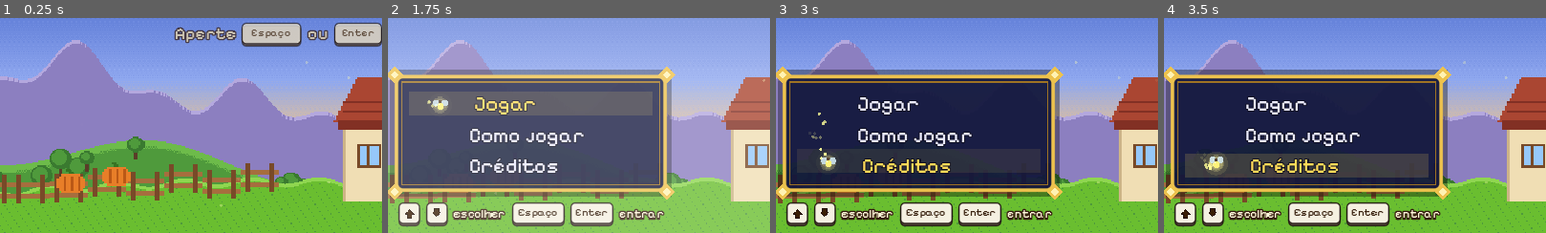
Above: before the commit, frames 1-4 (left to right).
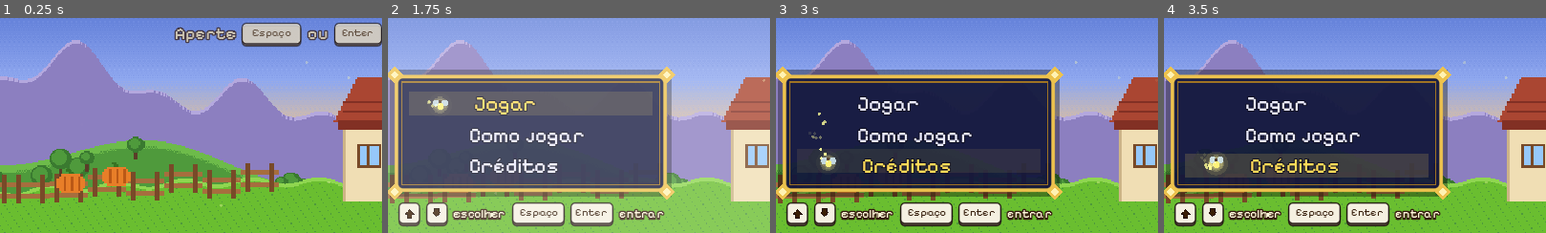
Above: after the commit, the same moments.

Repository: NicolasSimoes/juntos-na-roca
Game: Godot game, scene res://cenas/menu_principal.tscn
Same seed, same stepped clock (60 frames per second), same inputs: the game is played once before the commit and once after it.
Inputs:
- Up to frame 1 (0.25 s): no input
- Up to frame 2 (1.75 s): tap Enter (p2_acao) at 0.5, 1.35 s; hold D (p1_direita) 0.53-1.28 s; tap Space (p1_acao) at 0.6 s; hold S (p1_baixo) from 1.28 s (still down)
- Up to frame 3 (3 s): release S (p1_baixo) at 2.03 s; hold D (p1_direita) 2.03-2.78 s; tap Down (p2_baixo) at 2.1 s; hold W (p1_cima) from 2.78 s (still down); tap Up (p2_cima) at 2.85 s
- Up to frame 4 (3.5 s): keep holding W (p1_cima)
The pictures show only the part of the screen within x 14-64%, y 38-88%; the shares and areas given below are measured in that part.

The runs differ from the first frame. In frame 1, 0.2% of the frame differs, in the area x 65-98%, y 5-10%; in frame 2, 0.2%; in frame 3, 0.3%, in the area x 34-58%, y 88-93%; in frame 4, 0.3%.

Commit message:
feat(narrativa): cartão de missão antes de toda tarefa e falas da Vovó com contexto
- cartão: por quê (Vovó), o que cada um faz (neto, ícone, verbo, teclas), os dois confirmam
- falas do dia: contagem para a festa, o problema, por que importa e onde ir
- elogios contam a cor que voltou; fala de noite com o que vem amanhã
- fonte sem ligadura (fi) e peso 400 nas telas (C não fecha)
- testes de narrativa: toda tarefa tem missão, frases até 9 palavras

Co-Authored-By: Claude Opus 5.5 <noreply@anthropic.com>

Diff:
--- a/assets/tema/tema_telas.tres
+++ b/assets/tema/tema_telas.tres
@@ -5,7 +5,8 @@
 
 [sub_resource type="FontVariation" id="pixel_negrito"]
 base_font = ExtResource("1_pixel")
-variation_opentype = {2003265652: 500}
+variation_opentype = {2003265652: 400}
+opentype_features = {1818847073: 0}
 
 [sub_resource type="StyleBoxFlat" id="cartao"]
 content_margin_left = 8.0
--- /dev/null
+++ b/cenas/objetos/cartao_missao.tscn
@@ -0,0 +1,311 @@
+[gd_scene load_steps=8 format=3]
+
+[ext_resource type="Script" path="res://scripts/telas/cartao_missao.gd" id="1_script"]
+[ext_resource type="Theme" path="res://assets/tema/tema_telas.tres" id="2_tema"]
+[ext_resource type="PackedScene" path="res://cenas/objetos/teclas_jogador.tscn" id="3_teclas"]
+
+[sub_resource type="StyleBoxFlat" id="papel"]
+bg_color = Color(0.968627, 0.92549, 0.811765, 1)
+border_width_left = 4
+border_width_top = 4
+border_width_right = 4
+border_width_bottom = 4
+border_color = Color(0.4, 0.24, 0.1, 1)
+corner_radius_top_left = 10
+corner_radius_top_right = 10
+corner_radius_bottom_right = 10
+corner_radius_bottom_left = 10
+
+[sub_resource type="StyleBoxFlat" id="balao"]
+content_margin_left = 10.0
+content_margin_top = 4.0
+content_margin_right = 10.0
+content_margin_bottom = 4.0
+bg_color = Color(1, 1, 1, 1)
+border_width_left = 2
+border_width_top = 2
+border_width_right = 2
+border_width_bottom = 2
+border_color = Color(0.2, 0.14, 0.1, 1)
+corner_radius_top_left = 12
+corner_radius_top_right = 12
+corner_radius_bottom_right = 12
+corner_radius_bottom_left = 12
+
+[sub_resource type="StyleBoxFlat" id="cartao"]
+content_margin_left = 8.0
+content_margin_top = 6.0
+content_margin_right = 8.0
+content_margin_bottom = 6.0
+bg_color = Color(0.3, 0.2, 0.1, 0.95)
+border_width_left = 3
+border_width_top = 3
+border_width_right = 3
+border_width_bottom = 3
+border_color = Color(1, 1, 1, 1)
+corner_radius_top_left = 8
+corner_radius_top_right = 8
+corner_radius_bottom_right = 8
+corner_radius_bottom_left = 8
+
+[sub_resource type="StyleBoxFlat" id="cartao_b"]
+content_margin_left = 8.0
+content_margin_top = 6.0
+content_margin_right = 8.0
+content_margin_bottom = 6.0
+bg_color = Color(0.3, 0.2, 0.1, 0.95)
+border_width_left = 3
+border_width_top = 3
+border_width_right = 3
+border_width_bottom = 3
+border_color = Color(1, 1, 1, 1)
+corner_radius_top_left = 8
+corner_radius_top_right = 8
+corner_radius_bottom_right = 8
+corner_radius_bottom_left = 8
+
+[node name="CartaoMissao" type="CanvasLayer"]
+layer = 8
+script = ExtResource("1_script")
+editor_description = "Cartão de missão: aparece antes de toda tarefa. Em cima, a Vovó explica POR QUÊ. Embaixo, um cartão por papel diz O QUÊ cada jogador faz e com quais teclas. Só fecha quando os DOIS apertam AÇÃO. Textos em Textos.MISSOES."
+
+[node name="Raiz" type="Control" parent="."]
+anchors_preset = 15
+anchor_right = 1.0
+anchor_bottom = 1.0
+grow_horizontal = 2
+grow_vertical = 2
+mouse_filter = 2
+theme = ExtResource("2_tema")
+
+[node name="Fundo" type="ColorRect" parent="Raiz"]
+layout_mode = 1
+anchors_preset = 15
+anchor_right = 1.0
+anchor_bottom = 1.0
+grow_horizontal = 2
+grow_vertical = 2
+mouse_filter = 2
+color = Color(0.05, 0.04, 0.08, 0.6)
+
+[node name="Papel" type="Panel" parent="Raiz"]
+editor_description = "A folha do cartão."
+layout_mode = 0
+offset_left = 40.0
+offset_top = 8.0
+offset_right = 600.0
+offset_bottom = 352.0
+mouse_filter = 2
+theme_override_styles/panel = SubResource("papel")
+
+[node name="Titulo" type="Label" parent="Raiz"]
+unique_name_in_owner = true
+editor_description = "Nome da tarefa (vem de Jogo.NOMES)."
+layout_mode = 0
+offset_left = 40.0
+offset_top = 12.0
+offset_right = 600.0
+offset_bottom = 38.0
+theme_override_colors/font_color = Color(0.4, 0.22, 0.06, 1)
+theme_override_colors/font_outline_color = Color(1, 0.92, 0.7, 1)
+theme_override_constants/outline_size = 4
+theme_override_font_sizes/font_size = 20
+text = "Consertar o poço"
+horizontal_alignment = 1
+
+[node name="Vovo" type="TextureRect" parent="Raiz"]
+unique_name_in_owner = true
+editor_description = "Rosto da Vovó (Aparencia.vovo)."
+layout_mode = 0
+offset_left = 62.0
+offset_top = 42.0
+offset_right = 102.0
+offset_bottom = 92.0
+expand_mode = 1
+stretch_mode = 5
+
+[node name="Balao" type="PanelContainer" parent="Raiz"]
+editor_description = "Balão da Vovó com o POR QUÊ da tarefa."
+layout_mode = 0
+offset_left = 110.0
+offset_top = 44.0
+offset_right = 578.0
+offset_bottom = 90.0
+theme_override_styles/panel = SubResource("balao")
+
+[node name="Porque" type="Label" parent="Raiz/Balao"]
+unique_name_in_owner = true
+layout_mode = 2
+theme_override_colors/font_color = Color(0.15, 0.1, 0.06, 1)
+theme_override_constants/outline_size = 0
+theme_override_font_sizes/font_size = 15
+text = "Sem poço, não tem água para nada!"
+horizontal_alignment = 1
+vertical_alignment = 1
+autowrap_mode = 3
+
+[node name="RaboBalao" type="Polygon2D" parent="Raiz"]
+editor_description = "Rabinho do balão apontando para a Vovó."
+position = Vector2(110, 66)
+color = Color(0.2, 0.14, 0.1, 1)
+polygon = PackedVector2Array(2, -6, -10, 2, 2, 6)
+
+[node name="CartaoA" type="PanelContainer" parent="Raiz"]
+unique_name_in_owner = true
+editor_description = "Papel A (círculo da esquerda). A borda fica na cor de quem pegou o papel."
+layout_mode = 0
+offset_left = 60.0
+offset_top = 98.0
+offset_right = 314.0
+offset_bottom = 308.0
+theme_override_styles/panel = SubResource("cartao")
+
+[node name="Coluna" type="VBoxContainer" parent="Raiz/CartaoA"]
+layout_mode = 2
+theme_override_constants/separation = 3
+alignment = 1
+
+[node name="NomeA" type="Label" parent="Raiz/CartaoA/Coluna"]
+unique_name_in_owner = true
+layout_mode = 2
+theme_override_font_sizes/font_size = 14
+text = "Jogador 1"
+horizontal_alignment = 1
+
+[node name="Figuras" type="HBoxContainer" parent="Raiz/CartaoA/Coluna"]
+layout_mode = 2
+theme_override_constants/separation = 10
+alignment = 1
+
+[node name="NetoA" type="TextureRect" parent="Raiz/CartaoA/Coluna/Figuras"]
+unique_name_in_owner = true
+custom_minimum_size = Vector2(36, 46)
+layout_mode = 2
+expand_mode = 1
+stretch_mode = 5
+
+[node name="IconeA" type="TextureRect" parent="Raiz/CartaoA/Coluna/Figuras"]
+unique_name_in_owner = true
+custom_minimum_size = Vector2(36, 36)
+layout_mode = 2
+size_flags_vertical = 4
+expand_mode = 1
+stretch_mode = 5
+
+[node name="VerboA" type="Label" parent="Raiz/CartaoA/Coluna"]
+unique_name_in_owner = true
+custom_minimum_size = Vector2(0, 36)
+layout_mode = 2
+theme_override_colors/font_color = Color(1, 0.97, 0.85, 1)
+theme_override_font_sizes/font_size = 13
+text = "Encaixe a tábua no buraco igual"
+horizontal_alignment = 1
+vertical_alignment = 1
+autowrap_mode = 3
+
+[node name="TeclasA" parent="Raiz/CartaoA/Coluna" instance=ExtResource("3_teclas")]
+unique_name_in_owner = true
+layout_mode = 2
+size_flags_horizontal = 4
+
+[node name="StatusA" type="Label" parent="Raiz/CartaoA/Coluna"]
+unique_name_in_owner = true
+layout_mode = 2
+theme_override_colors/font_color = Color(1, 0.95, 0.6, 1)
+theme_override_font_sizes/font_size = 13
+text = "Aperte Espaço!"
+horizontal_alignment = 1
+
+[node name="CartaoB" type="PanelContainer" parent="Raiz"]
+unique_name_in_owner = true
+editor_description = "Papel B (círculo da direita)."
+layout_mode = 0
+offset_left = 326.0
+offset_top = 98.0
+offset_right = 580.0
+offset_bottom = 308.0
+theme_override_styles/panel = SubResource("cartao_b")
+
+[node name="Coluna" type="VBoxContainer" parent="Raiz/CartaoB"]
+layout_mode = 2
+theme_override_constants/separation = 3
+alignment = 1
+
+[node name="NomeB" type="Label" parent="Raiz/CartaoB/Coluna"]
+unique_name_in_owner = true
+layout_mode = 2
+theme_override_font_sizes/font_size = 14
+text = "Jogador 2"
+horizontal_alignment = 1
+
+[node name="Figuras" type="HBoxContainer" parent="Raiz/CartaoB/Coluna"]
+layout_mode = 2
+theme_override_constants/separation = 10
+alignment = 1
+
+[node name="NetoB" type="TextureRect" parent="Raiz/CartaoB/Coluna/Figuras"]
+unique_name_in_owner = true
+custom_minimum_size = Vector2(36, 46)
+layout_mode = 2
+expand_mode = 1
+stretch_mode = 5
+
+[node name="IconeB" type="TextureRect" parent="Raiz/CartaoB/Coluna/Figuras"]
+unique_name_in_owner = true
+custom_minimum_size = Vector2(36, 36)
+layout_mode = 2
+size_flags_vertical = 4
+expand_mode = 1
+stretch_mode = 5
+
+[node name="VerboB" type="Label" parent="Raiz/CartaoB/Coluna"]
+unique_name_in_owner = true
+custom_minimum_size = Vector2(0, 36)
+layout_mode = 2
+theme_override_colors/font_color = Color(1, 0.97, 0.85, 1)
+theme_override_font_sizes/font_size = 13
+text = "Martele quando a setinha passar no prego"
+horizontal_alignment = 1
+vertical_alignment = 1
+autowrap_mode = 3
+
+[node name="TeclasB" parent="Raiz/CartaoB/Coluna" instance=ExtResource("3_teclas")]
+unique_name_in_owner = true
+layout_mode = 2
+size_flags_horizontal = 4
+numero = 2
+
+[node name="StatusB" type="Label" parent="Raiz/CartaoB/Coluna"]
+unique_name_in_owner = true
+layout_mode = 2
+theme_override_colors/font_color = Color(1, 0.95, 0.6, 1)
+theme_override_font_sizes/font_size = 13
+text = "Aperte Enter!"
+horizontal_alignment = 1
+
+[node name="Depois" type="Label" parent="Raiz"]
+unique_name_in_owner = true
+editor_description = "Segunda parte da tarefa, quando existe (ex.: depois de serrar, levar a tora)."
+layout_mode = 0
+offset_left = 40.0
+offset_top = 310.0
+offset_right = 600.0
+offset_bottom = 328.0
+theme_override_colors/font_color = Color(0.4, 0.22, 0.06, 1)
+theme_override_constants/outline_size = 0
+theme_override_font_sizes/font_size = 13
+text = "Depois: levem a tora juntos até a casa."
+horizontal_alignment = 1
+
+[node name="Rodape" type="Label" parent="Raiz"]
+editor_description = "Lembra que os dois precisam confirmar."
+layout_mode = 0
+offset_left = 40.0
+offset_top = 328.0
+offset_right = 600.0
+offset_bottom = 348.0
+theme_override_colors/font_color = Color(0.55, 0.3, 0.05, 1)
+theme_override_constants/outline_size = 0
+theme_override_font_sizes/font_size = 13
+text = "Os dois: AÇÃO quando estiverem prontos!"
+horizontal_alignment = 1
--- /dev/null
+++ b/ferramentas/capturar_cartoes.gd
@@ -0,0 +1,37 @@
+extends SceneTree
+## Fotografa o cartão de missão de cada tarefa (com janela):
+##   godot --path . -s ferramentas/capturar_cartoes.gd
+## Salva em capturas/cartao_<tarefa>.png.
+
+const CARTAO := "res://cenas/objetos/cartao_missao.tscn"
+const TAREFAS := "res://scripts/tarefas/tarefa_%s.gd"
+
+
+func _initialize() -> void:
+	_capturar.call_deferred()
+
+
+func _capturar() -> void:
+	DirAccess.make_dir_recursive_absolute(ProjectSettings.globalize_path("res://capturas"))
+	var fundo := ColorRect.new()
+	fundo.color = Color(0.42, 0.75, 0.19)
+	fundo.size = Vector2(640, 360)
+	root.add_child(fundo)
+	var textos = load("res://scripts/textos.gd")
+	for id in textos.MISSOES:
+		var tarefa = load(TAREFAS % id).new()
+		var papeis: Array = tarefa.papeis()
+		tarefa.free()
+		var c = (load(CARTAO) as PackedScene).instantiate()
+		root.add_child(c)
+		# alterna quem fica com o papel A, para ver as duas cores nos dois lados
+		var na := 1 if id.length() % 2 == 0 else 2
+		c.abrir(id, na, 3 - na, papeis[2], papeis[3])
+		for i in 15:
+			await process_frame
+		await RenderingServer.frame_post_draw
+		root.get_texture().get_image().save_png("res://capturas/cartao_%s.png" % id)
+		print("capturado: ", id)
+		c.queue_free()
+		await process_frame
+	quit()
--- a/scripts/fazenda.gd
+++ b/scripts/fazenda.gd
@@ -8,6 +8,7 @@
 ## (horta, netos, galinhas, tarefas e o HUD).
 
 const CENA_JOGADOR := preload("res://cenas/jogador.tscn")
+const CENA_CARTAO := preload("res://cenas/objetos/cartao_missao.tscn")
 const POCO_CONSERTADO := preload("res://assets/recortes/mapa/poco_consertado.tres")
 
 const TAREFAS := {
@@ -174,6 +175,18 @@
 		return
 	tarefa_atual = t
 	Jogo.ultimo_papel_a = a.numero
+	# Antes de toda tarefa, o cartão de missão: por quê, o que cada um faz e
+	# com quais teclas. Só segue quando os dois apertam AÇÃO.
+	ocupado = true
+	travar(true)
+	var papeis := t.papeis()
+	var cartao: CartaoMissao = CENA_CARTAO.instantiate()
+	add_child(cartao)
+	cartao.abrir(t.id, a.numero, b.numero, papeis[2], papeis[3])
+	await cartao.pronto
+	cartao.queue_free()
+	travar(false)
+	ocupado = false
 	t.comecar(a, b)
 
 
@@ -205,6 +218,7 @@
 	ocupado = false
 	if Jogo.dia_completo():
 		await hud.falar(Textos.ELOGIOS.get(t.id, "Muito bem!"))
+		await hud.falar(Textos.NOITE.get(Jogo.dia, ""))
 		hud.falar(Textos.HORA_DE_DORMIR)
 		estacao_dormir.ativa = true
 	else:
--- /dev/null
+++ b/scripts/telas/cartao_missao.gd
@@ -0,0 +1,87 @@
+class_name CartaoMissao
+extends CanvasLayer
+## Cartão de missão: aparece ANTES de toda tarefa, quando os dois param nos círculos.
+## Responde às três perguntas que uma criança precisa antes de jogar:
+##   1. POR QUÊ?  a Vovó conta o problema da fazenda (balão em cima);
+##   2. O QUÊ?    cada jogador vê o SEU papel: o neto, o ícone, o verbo e as teclas;
+##   3. PRONTO?   a tarefa só começa quando os DOIS apertam AÇÃO (assim os dois leram).
+## Os textos ficam em Textos.MISSOES. A fazenda abre o cartão e espera o sinal "pronto".
+
+signal pronto
+
+var _quem := {}                       # papel ("a" ou "b") -> número do jogador
+var _confirmou := {1: false, 2: false}
+var _tempo := 0.0
+var _fechando := false
+
+@onready var _titulo: Label = %Titulo
+@onready var _porque: Label = %Porque
+@onready var _depois: Label = %Depois
+@onready var _cartoes := {"a": %CartaoA as PanelContainer, "b": %CartaoB as PanelContainer}
+@onready var _nomes := {"a": %NomeA as Label, "b": %NomeB as Label}
+@onready var _netos := {"a": %NetoA as TextureRect, "b": %NetoB as TextureRect}
+@onready var _icones := {"a": %IconeA as TextureRect, "b": %IconeB as TextureRect}
+@onready var _verbos := {"a": %VerboA as Label, "b": %VerboB as Label}
+@onready var _teclas := {"a": %TeclasA as TeclasJogador, "b": %TeclasB as TeclasJogador}
+@onready var _status := {"a": %StatusA as Label, "b": %StatusB as Label}
+
+
+## Preenche o cartão para a tarefa "id". na/nb = número do jogador em cada papel.
+func abrir(id: String, na: int, nb: int, icone_a: Texture2D, icone_b: Texture2D) -> void:
+	var m: Dictionary = Textos.MISSOES.get(id, {})
+	_titulo.text = Jogo.NOMES.get(id, "")
+	_porque.text = m.get("porque", "")
+	_depois.text = m.get("depois", "")
+	_depois.visible = _depois.text != ""
+	%Vovo.texture = Aparencia.vovo("frente")
+	_quem = {"a": na, "b": nb}
+	var icones := {"a": icone_a, "b": icone_b}
+	for papel in ["a", "b"]:
+		var n: int = _quem[papel]
+		_nomes[papel].text = "Jogador %d" % n
+		_nomes[papel].add_theme_color_override("font_color", Jogo.COR[n].lightened(0.35))
+		_netos[papel].texture = Aparencia.neto(n, "frente")
+		_icones[papel].texture = icones[papel]
+		_verbos[papel].text = m.get(papel, "")
+		_teclas[papel].numero = n
+		_status[papel].text = "Aperte %s!" % Jogo.tecla_acao(n)
+		# a borda do cartão fica na cor de quem faz aquele papel
+		var estilo := (_cartoes[papel].get_theme_stylebox("panel") as StyleBoxFlat).duplicate() as StyleBoxFlat
+		estilo.border_color = Jogo.COR[n]
+		estilo.bg_color = Jogo.COR[n].darkened(0.7)
+		estilo.bg_color.a = 0.95
+		_cartoes[papel].add_theme_stylebox_override("panel", estilo)
+	Sons.tocar("fala")
+
+
+func _process(delta: float) -> void:
+	_tempo += delta
+	for papel in ["a", "b"]:
+		var n: int = _quem.get(papel, 1)
+		var status: Label = _status[papel]
+		status.modulate.a = 1.0 if _confirmou[n] else 0.55 + 0.45 * absf(sin(_tempo * 4.0))
+	# espera um instante antes de aceitar AÇÃO: quem acabou de entrar no círculo
+	# não pula o cartão sem querer
+	if _tempo < 0.6:
+		return
+	for n in [1, 2]:
+		if Jogo.apertou(n):
+			confirmar(n)
+
+
+## Um jogador apertou AÇÃO: fica marcado "Pronto!". Com os dois, o cartão fecha.
+func confirmar(n: int) -> void:
+	if _confirmou[n] or _fechando:
+		return
+	_confirmou[n] = true
+	Sons.tocar("pegar")
+	for papel in ["a", "b"]:
+		if _quem.get(papel) == n:
+			_status[papel].text = "Pronto!"
+			_status[papel].add_theme_color_override("font_color", Color(0.6, 1, 0.5))
+			(_teclas[papel] as TeclasJogador).get_node("%Acao").apertar()
+	if _confirmou[1] and _confirmou[2]:
+		_fechando = true
+		Sons.tocar("acerto")
+		await get_tree().create_timer(0.4).timeout
+		pronto.emit()
--- a/scripts/telas/fontes.gd
+++ b/scripts/telas/fontes.gd
@@ -17,7 +17,10 @@
 	if not _pixel.has(peso):
 		var v := FontVariation.new()
 		v.base_font = load("res://assets/fontes/PixelifySans.ttf")
-		v.variation_opentype = {TextServerManager.get_primary_interface().name_to_tag("wght"): peso}
+		var ts := TextServerManager.get_primary_interface()
+		v.variation_opentype = {ts.name_to_tag("wght"): peso}
+		# sem ligaduras: a Pixelify junta "fi" num desenho só e "fica" vira "Aca"
+		v.opentype_features = {ts.name_to_tag("liga"): 0}
 		_pixel[peso] = v
 	return _pixel[peso]
 
--- a/scripts/textos.gd
+++ b/scripts/textos.gd
@@ -6,38 +6,98 @@
 ##   - nada de explicar controle por escrito: a tela mostra a tecla.
 
 ## O que a Vovó fala quando cada dia começa (uma fala por vez, AÇÃO passa).
+## Ordem: quanto falta para a festa -> o problema -> por que importa -> onde ir.
 const FALAS_DO_DIA := {
 	1: ["Oi, meus netos! Que bom que vieram!",
-		"O poço quebrou. E o fogão está sem lenha.",
-		"Sigam a setinha amarela!",
-		"Cada um num círculo, e a tarefa começa."],
-	2: ["Bom dia! O trator atolou na lama.",
-		"E o campo está cheio de pedras."],
-	3: ["Hoje é dia de plantar!",
-		"E as galinhas fugiram. Cerquem juntos!"],
-	4: ["As galinhas botaram ovos!",
-		"Tem bicho com fome e peixe no lago."],
+		"Hoje tem dois consertos: o poço e a lenha.",
+		"Para o poço, tragam a corda do galpão...",
+		"...e as tábuas que estão lá na mata.",
+		"A setinha amarela mostra o caminho.",
+		"Cada um num círculo, e a tarefa começa!"],
+	2: ["Bom dia! Faltam 4 dias para a festa!",
+		"O trator atolou na lama, perto do galpão.",
+		"Sem trator, não dá para arar o campo.",
+		"Primeiro o trator. Depois, a terra!"],
+	3: ["Bom dia! Faltam 3 dias para a festa!",
+		"A terra está pronta. Hora de plantar!",
+		"E as galinhas fugiram do cercado.",
+		"Sozinho, ela foge. Cerquem juntos!"],
+	4: ["Faltam 2 dias! As galinhas botaram ovos!",
+		"A Mimosa está com fome e sede.",
+		"O lago tem peixe para o almoço da festa.",
+		"E a horta precisa de água e cuidado."],
 	5: ["Hoje é a Festa da Colheita!",
-		"Colham tudo e levem o jerimum gigante!"],
+		"Tudo cresceu graças a vocês dois!",
+		"Colham a horta e levem o jerimum gigante.",
+		"A festa começa lá na porteira!"],
 }
 
-## O que a Vovó fala quando uma tarefa termina.
+## O que a Vovó fala quando uma tarefa termina: o elogio + a cor que voltou.
 const ELOGIOS := {
-	"poco": "Poço consertado! Tem água de novo!",
-	"lenha": "O fogão acendeu! Vou fazer bolo!",
-	"trator": "O trator saiu! Que força!",
-	"arar": "Terra arada! Amanhã a gente planta.",
-	"plantar": "Tudo plantado! Logo, logo cresce.",
-	"galinhas": "Galinhas em casa! Obrigada, meus amores!",
-	"animais": "A Mimosa está feliz! Tem leite!",
-	"pesca": "Que peixes bonitos!",
-	"cuidar_horta": "A horta está linda!",
+	"poco": "Poço consertado! O quintal ganhou cor!",
+	"lenha": "Fogão aceso! A casa e a mata ganharam cor!",
+	"trator": "O trator saiu! O galpão ganhou cor!",
+	"arar": "Terra arada! O campo ganhou cor!",
+	"plantar": "Tudo plantado! Amanhã vai ter broto.",
+	"galinhas": "Galinhas em casa! O galinheiro ganhou cor!",
+	"animais": "Mimosa feliz! O curral ganhou cor!",
+	"pesca": "Que peixes! O lago ganhou cor!",
+	"cuidar_horta": "A horta está linda! Amanhã é colheita!",
+}
+
+## Cartão de missão (cenas/objetos/cartao_missao.tscn), antes de cada tarefa.
+##   porque = o problema, na voz da Vovó;
+##   a / b  = o que faz quem está no círculo da esquerda / da direita;
+##   depois = a segunda parte da tarefa, se tiver.
+const MISSOES := {
+	"poco": {"porque": "Sem poço, não tem água para nada!",
+		"a": "Encaixe cada tábua no buraco igual",
+		"b": "Martele quando a marca passar no prego"},
+	"lenha": {"porque": "Sem lenha, o fogão não acende!",
+		"a": "Puxe a serra quando for sua vez",
+		"b": "Puxe a serra quando for sua vez",
+		"depois": "Depois: levem a tora juntos até a casa."},
+	"trator": {"porque": "O trator atolou! Sem ele, nada de arar.",
+		"a": "SEGURE o botão para acelerar",
+		"b": "APERTE muitas vezes para empurrar"},
+	"arar": {"porque": "Terra dura não deixa a semente crescer.",
+		"a": "Dirija o trator por todo o campo",
+		"b": "Tire as pedras da frente do trator"},
+	"plantar": {"porque": "Milho, feijão e jerimum para a festa!",
+		"a": "Ponha a semente em cada buraco",
+		"b": "Regue onde já tem semente"},
+	"galinhas": {"porque": "As galinhas fugiram! Sozinho, elas correm.",
+		"a": "Chegue perto da galinha junto com o outro",
+		"b": "Chegue perto da galinha junto com o outro",
+		"depois": "Ela fica calma e segue vocês até o cercado."},
+	"animais": {"porque": "A Mimosa está com fome e sede.",
+		"a": "Traga o saco de milho do galpão",
+		"b": "Traga o balde de água do poço",
+		"depois": "Depois: um dá capim, o outro tira o leite."},
+	"pesca": {"porque": "Peixe fresco para o almoço da festa!",
+		"a": "Puxe a linha até o peixe pular",
+		"b": "Siga a sombra e pegue com o puçá"},
+	"cuidar_horta": {"porque": "As plantinhas estão com sede e com mato.",
+		"a": "Regue onde aparece a gotinha",
+		"b": "Arranque o mato das plantas"},
+	"colher": {"porque": "Tudo maduro! Hora de colher.",
+		"a": "Colha as plantas que brilham",
+		"b": "Colha as plantas que brilham",
+		"depois": "Depois: levem o jerimum gigante até a porteira!"},
+}
+
+## Fim do dia: o que vem amanhã (antes de mandar dormir).
+const NOITE := {
+	1: "Que dia! Amanhã: o trator e o campo.",
+	2: "Campo arado! Amanhã a gente planta.",
+	3: "Amanhã tem bicho, peixe e horta!",
+	4: "Amanhã é a festa! Descansem bem.",
 }
 
 ## Créditos: quem fez o jogo.
 # TODO grupo: completar nomes e papéis (ex.: ["Fulana", "programação"]).
 ## Quando todas as tarefas do dia acabam.
-const HORA_DE_DORMIR := "Tudo pronto! Os dois na porta, para dormir."
+const HORA_DE_DORMIR := "Agora os dois na porta, para dormir."
 
 const CREDITOS_EQUIPE := [
 	["Nicolas Simões", ""],
--- /dev/null
+++ b/testes/test_narrativa.gd
@@ -0,0 +1,69 @@
+extends CasoDeTeste
+## A narrativa dá contexto suficiente e continua curta para crianças de 10 anos.
+
+const CARTAO := preload("res://cenas/objetos/cartao_missao.tscn")
+const LIMITE := 9   # palavras por frase
+
+
+func _palavras(texto: String) -> int:
+	return texto.split(" ", false).size()
+
+
+func test_toda_tarefa_tem_missao_com_porque_e_os_dois_papeis() -> void:
+	for id in Jogo.NOMES:
+		afirmar(Textos.MISSOES.has(id), "falta missão para '%s'" % id)
+		var m: Dictionary = Textos.MISSOES.get(id, {})
+		for campo in ["porque", "a", "b"]:
+			afirmar(String(m.get(campo, "")) != "", "missão '%s' sem '%s'" % [id, campo])
+
+
+func test_textos_da_vovo_sao_curtos() -> void:
+	var frases: Array[String] = []
+	for dia in Textos.FALAS_DO_DIA:
+		for f in Textos.FALAS_DO_DIA[dia]:
+			frases.append(f)
+	for f in Textos.ELOGIOS.values():
+		frases.append(f)
+	for f in Textos.NOITE.values():
+		frases.append(f)
+	for m in Textos.MISSOES.values():
+		for campo in ["porque", "a", "b", "depois"]:
+			if m.has(campo):
+				frases.append(m[campo])
+	for f in frases:
+		afirmar(_palavras(f) <= LIMITE, "frase longa demais (%d palavras): %s" % [_palavras(f), f])
+
+
+func test_todo_dia_antes_da_festa_tem_fala_de_noite() -> void:
+	for dia in range(1, Jogo.ULTIMO_DIA):
+		afirmar(Textos.NOITE.has(dia), "falta a fala de noite do dia %d" % dia)
+
+
+func test_cartao_mostra_o_papel_de_cada_jogador() -> void:
+	var c: CartaoMissao = CARTAO.instantiate()
+	arvore.root.add_child(c)
+	c.abrir("trator", 2, 1, null, null)
+	afirmar_igual(c.get_node("%NomeA").text, "Jogador 2", "papel A é do jogador 2")
+	afirmar_igual(c.get_node("%VerboA").text, Textos.MISSOES["trator"]["a"])
+	afirmar_igual(c.get_node("%Porque").text, Textos.MISSOES["trator"]["porque"])
+	afirmar_igual(c.get_node("%StatusA").text, "Aperte Enter!", "o jogador 2 aperta Enter")
+	afirmar(not c.get_node("%Depois").visible, "trator não tem segunda parte")
+	c.free()
+
+
+func test_cartao_so_fecha_quando_os_dois_confirmam() -> void:
+	var c: CartaoMissao = CARTAO.instantiate()
+	arvore.root.add_child(c)
+	c.abrir("lenha", 1, 2, null, null)
+	var fechou := [false]
+	c.pronto.connect(func(): fechou[0] = true)
+	c.confirmar(1)
+	c.confirmar(1)   # apertar de novo não conta como o outro
+	for i in 40:
+		await arvore.process_frame
+	afirmar(not fechou[0], "não pode fechar com um jogador só")
+	c.confirmar(2)
+	await arvore.create_timer(0.7).timeout
+	afirmar(fechou[0], "fecha quando os dois confirmam")
+	afirmar(c.get_node("%Depois").visible, "lenha tem segunda parte")
+	c.free()
Not shown, added: scripts/telas/cartao_missao.gd.uid
Not shown, added: testes/test_narrativa.gd.uid
